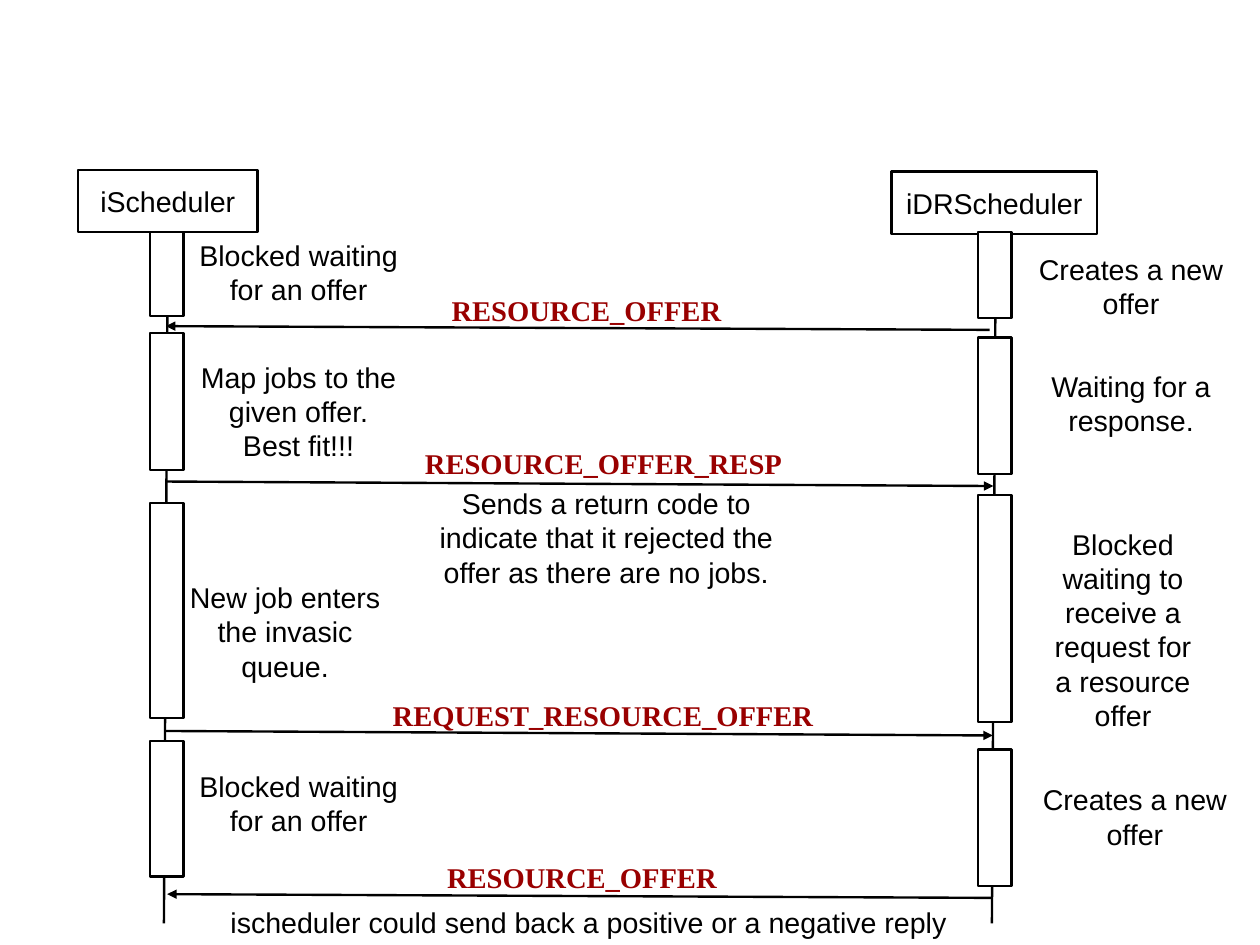
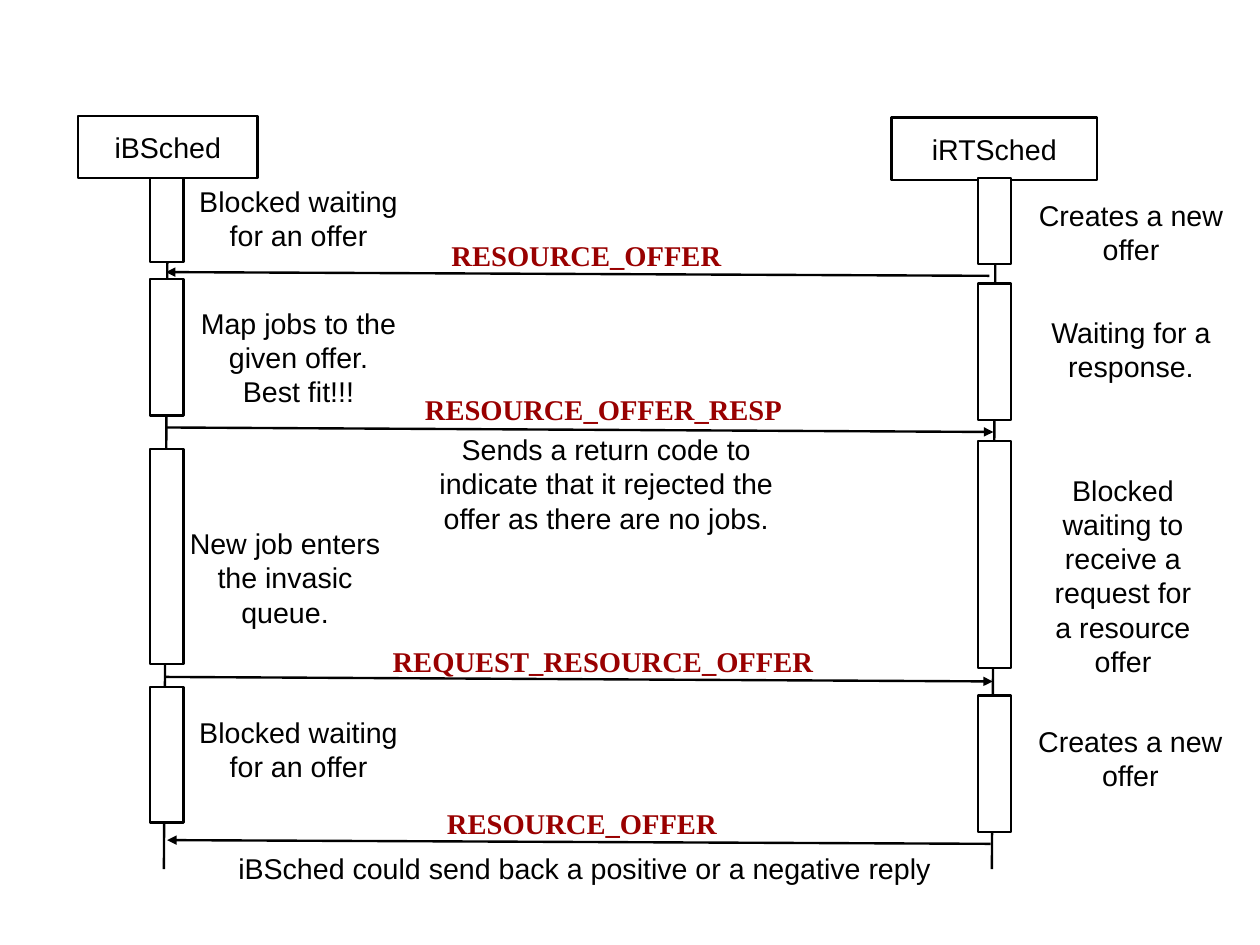
Before and after one commit to sentinel88/Thesis, a slide deck: slide 3 of Guided Research/Documentation/figures.odp. Drawn at 1260x945 pixels with LibreOffice and Linux fonts; fonts in the diff are those of the drawing. Boxes give left, top, right and bottom in pixels: in the first picture for what was removed or moved away, otherwise in the second. Text is boxed around its words. In the diff, an @@ line names an element or a change of style, - is before the commit and + after.

```diff
--- a/Guided Research/Documentation/figures.odp
+++ b/Guided Research/Documentation/figures.odp
@@ rectangle added at <box>78,115,257,178</box>, fill #FFFFFF, outline #000000 1.5 pt, 18 pt, text #000000 @@
+iBSched
@@ rectangle added at <box>892,118,1098,181</box>, fill #FFFFFF, outline #000000 1.5 pt, 18 pt, text #000000 @@
+iRTSched
@@ rectangle removed at <box>78,170,257,233</box> @@
-iScheduler
@@ rectangle removed at <box>892,172,1098,234</box> @@
-iDRScheduler
@@ 12 texts, 8 rectangles, 4 arrows, 2 lines: place and size @@
-12 texts, 8 rectangles, 4 arrows, 2 lines at <box>150,232,1223,924</box>
+12 texts, 8 rectangles, 4 arrows, 2 lines at <box>150,178,1223,869</box>
@@ text "Creates a new offer": place and size @@
-text "Creates a new offer" at <box>1043,790,1226,846</box>
+text "Creates a new offer" at <box>1038,732,1222,787</box>
@@ text at <box>238,858,931,885</box>: text changed @@
-ischeduler could send back a positive or a negative reply
+iBSched could send back a positive or a negative reply
```
Also in this commit, not shown: 2 other slides changed, 7 other files.
